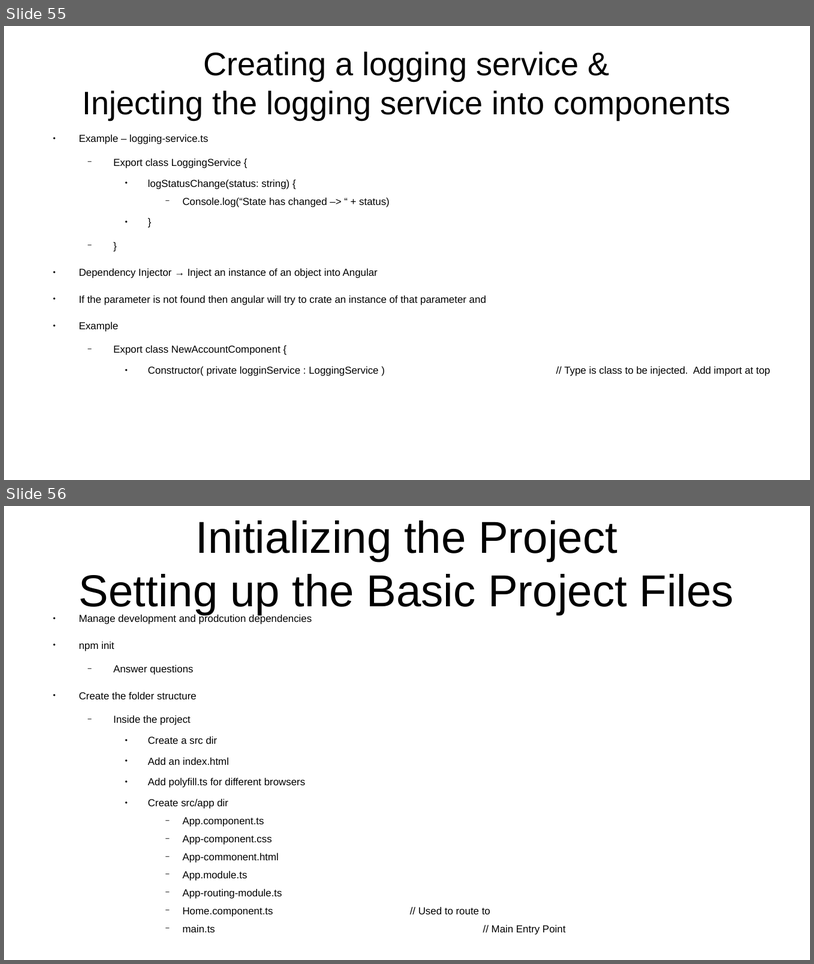
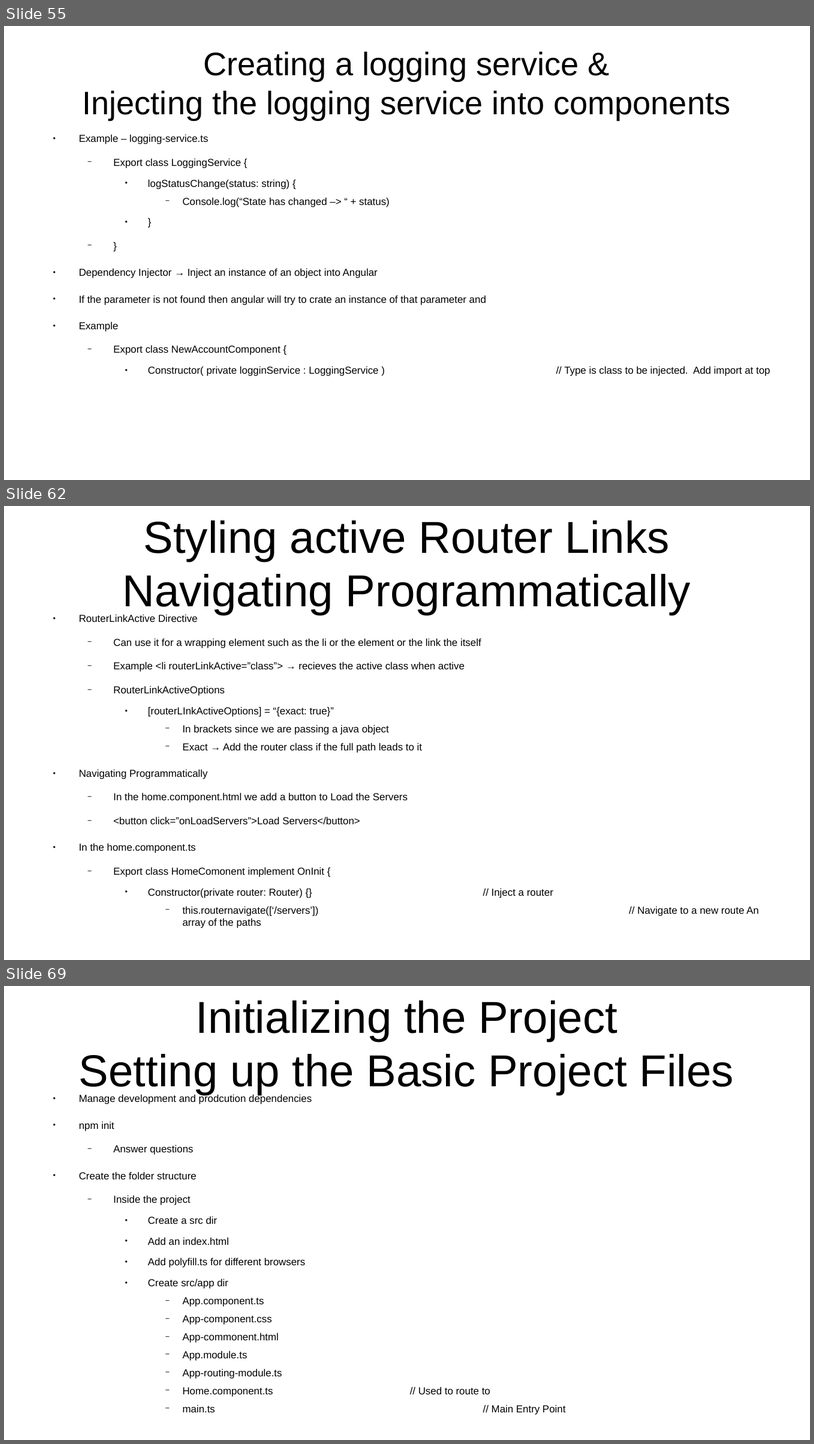
Before and after one commit to CharlesStockman/notesFromCourses, a slide deck: javascript/frameworks/angular/Angular 6 ( formerly Angular 2) -- The Complete Guide.odp. Shown one above the other, each under a label of ours: slides 55 and 56 before the commit, slides 55, 62 and 69 after it; the slides between them are not shown. The pictures are 814x964 and 814x1444 pixels, drawn with LibreOffice and Linux fonts; fonts in the diff are those of the drawing. Boxes give left, top, right and bottom in pixels: in the first picture for what was removed or moved away, otherwise in the second. Text is boxed around its words. In the diff, an @@ line names an element or a change of style, - is before the commit and + after.

```diff
--- a/javascript/frameworks/angular/Angular 6 ( formerly Angular 2) -- The Complete Guide.odp
+++ b/javascript/frameworks/angular/Angular 6 ( formerly Angular 2) -- The Complete Guide.odp
@@ slide 62 added at (4, 506, 810, 960), background #FFFFFF @@
@@ title added at (122, 520, 691, 615), 44 pt, text #000000 @@
+Styling active Router Links
+Navigating Programmatically
@@ text added at (79, 614, 759, 916), 10 pt, text #000000 @@
+● RouterLinkActive Directive
+  − Can use it for a wrapping element such as the li or the element or the link the itself
+  − Example <li routerLinkActive=”class”> → recieves the active class when active
+  − RouterLinkActiveOptions
+    ● [routerLInkActiveOptions] = “{exact: true}”
+      − In brackets since we are passing a java object
+      − Exact → Add the router class if the full path leads to it
+● Navigating Programmatically
+  − In the home.component.html we add a button to Load the Servers
+  − <button click=”onLoadServers”>Load Servers</button>
+● In the home.component.ts
+  − Export class HomeComonent implement OnInit {
+    ● Constructor(private router: Router) {} // Inject a router
+      − this.routernavigate([‘/servers’]) // Navigate to a new route An array of the paths
@@ what was slide 56 is now slide 69 @@
```
Also in this commit, not shown: 8 slides changed, 12 other slides added, 55 other files.
